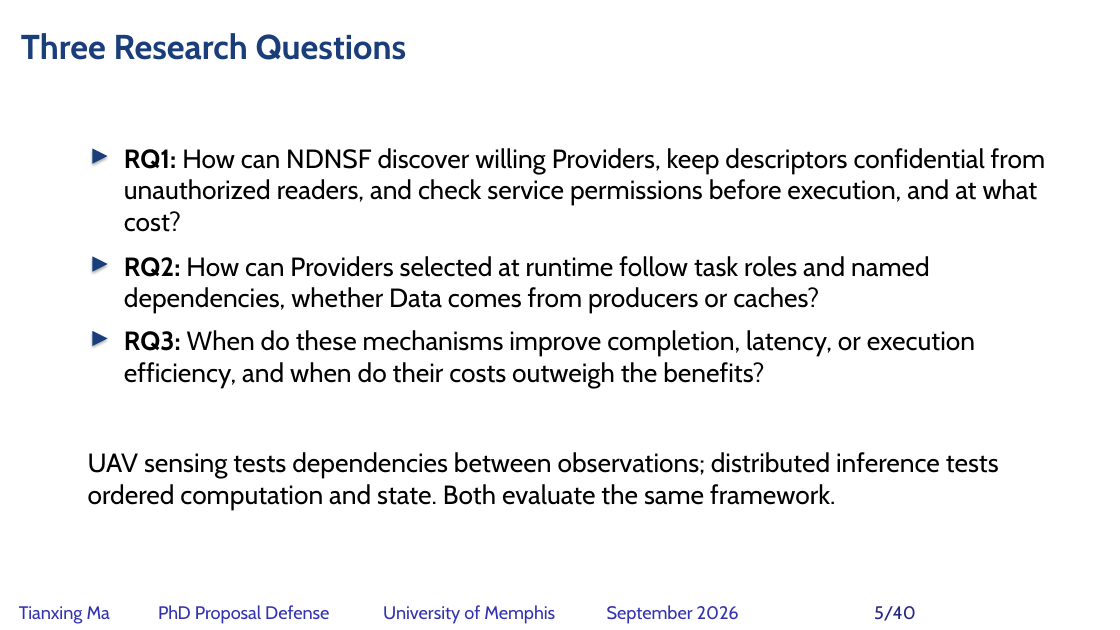
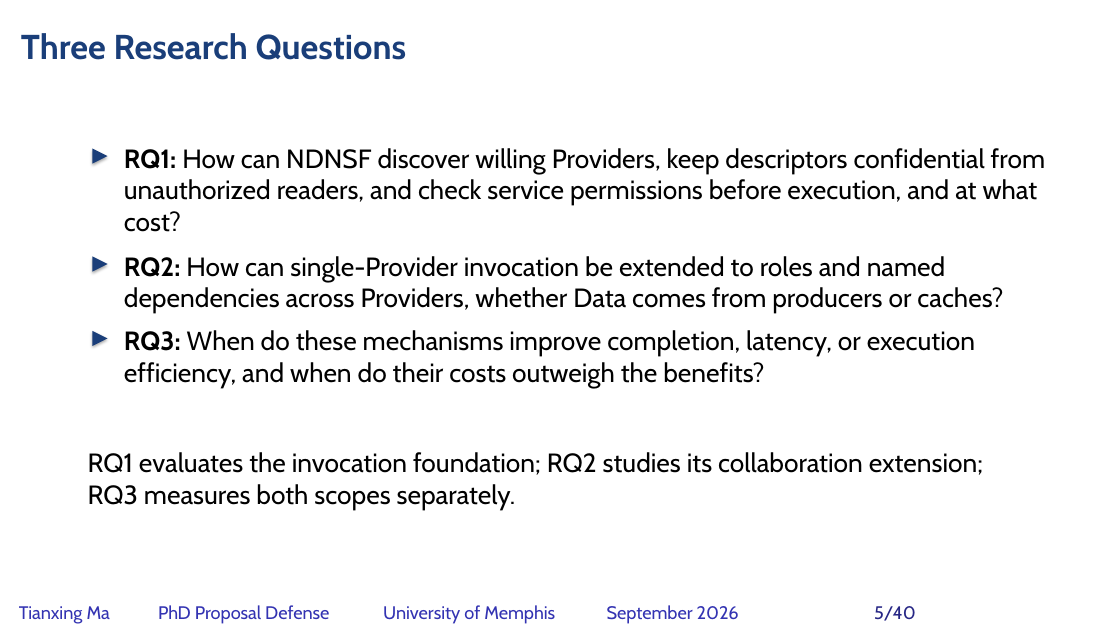
Before and after one commit to matianxing1992/NDN_Service_Framework, a slide deck: slide 5 of docs/PAPER/proposal-defense/slides/NDNSF_proposal_hybrid_editable.pptx. Drawn at 1120x630 pixels with LibreOffice and Linux fonts; fonts in the diff are those of the drawing; background and template pictures are left out. Boxes give left, top, right and bottom in pixels: in the first picture for what was removed or moved away, otherwise in the second. Text is boxed around its words. In the diff, an @@ line names an element or a change of style, - is before the commit and + after.

Commit message:
docs: separate invocation foundation from collaboration research

```diff
--- a/docs/PAPER/proposal-defense/slides/NDNSF_proposal_hybrid_editable.pptx
+++ b/docs/PAPER/proposal-defense/slides/NDNSF_proposal_hybrid_editable.pptx
@@ text at box(124, 256, 1003, 313): text changed @@
-RQ2: How can Providers selected at runtime follow task roles and named dependencies, whether Data comes from producers or caches?
+RQ2: How can single-Provider invocation be extended to roles and named dependencies across Providers, whether Data comes from producers or caches?
@@ text at box(88, 452, 983, 510): text changed @@
-UAV sensing tests dependencies between observations; distributed inference tests ordered computation and state. Both evaluate the same framework.
+RQ1 evaluates the invocation foundation; RQ2 studies its collaboration extension; RQ3 measures both scopes separately.
```
Also in this commit, not shown: 7 other slides changed, 2 slides added, 2 slides removed, 26 other files.
